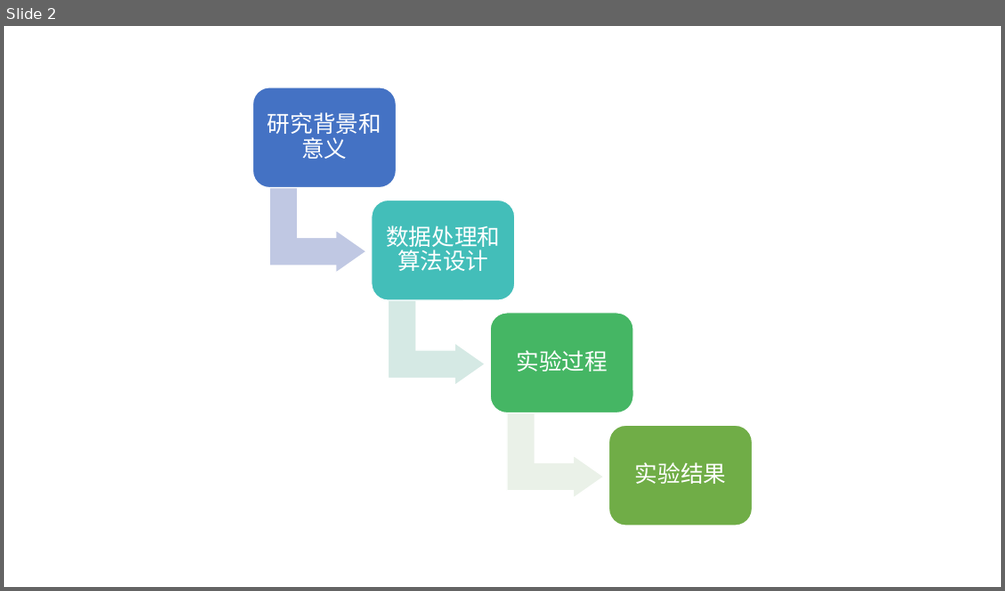
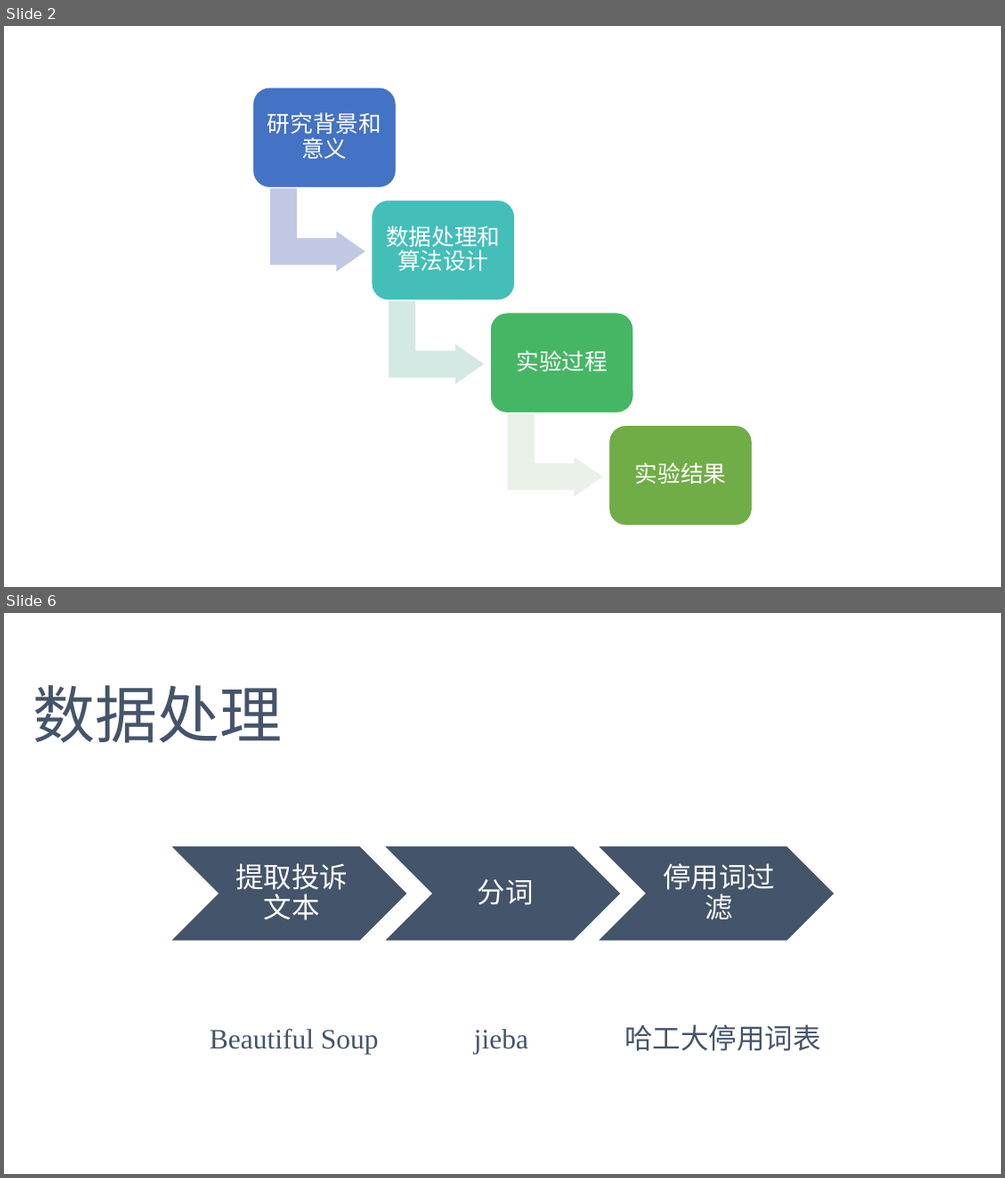
Before and after one commit to DoubleMagicXu/KG, a slide deck: 基于用户投诉文本的知识图谱构建.pptx. Shown one above the other, each under a label of ours: slide 2 before the commit, slides 2 and 6 after it; the slides between them are not shown. The pictures are 1005x591 and 1005x1178 pixels, drawn with LibreOffice and Linux fonts; fonts in the diff are those of the drawing. Boxes give left, top, right and bottom in pixels: in the first picture for what was removed or moved away, otherwise in the second. Text is boxed around its words. In the diff, an @@ line names an element or a change of style, - is before the commit and + after.

```diff
--- a/基于用户投诉文本的知识图谱构建.pptx
+++ b/基于用户投诉文本的知识图谱构建.pptx
@@ slide 6 added at (4, 613, 1001, 1174), background #FFFFFF @@
@@ text added at (32, 685, 282, 743), 60 pt, text #44546A @@
+数据处理
@@ group added at (170, 846, 834, 941): 3 chevrons, 3 texts @@
+提取投诉文本
+分词
+停用词过滤
@@ text added at (210, 1029, 379, 1054), 27 pt, text #44546A @@
+Beautiful Soup
@@ text added at (474, 1029, 528, 1054), 27 pt, text #44546A @@
+jieba
@@ text added at (624, 1024, 821, 1051), 27 pt, text #44546A @@
+哈工大停用词表
```
Also in this commit, not shown: 3 slides changed, 10 other slides added, 2 slides removed, 3 other files.
